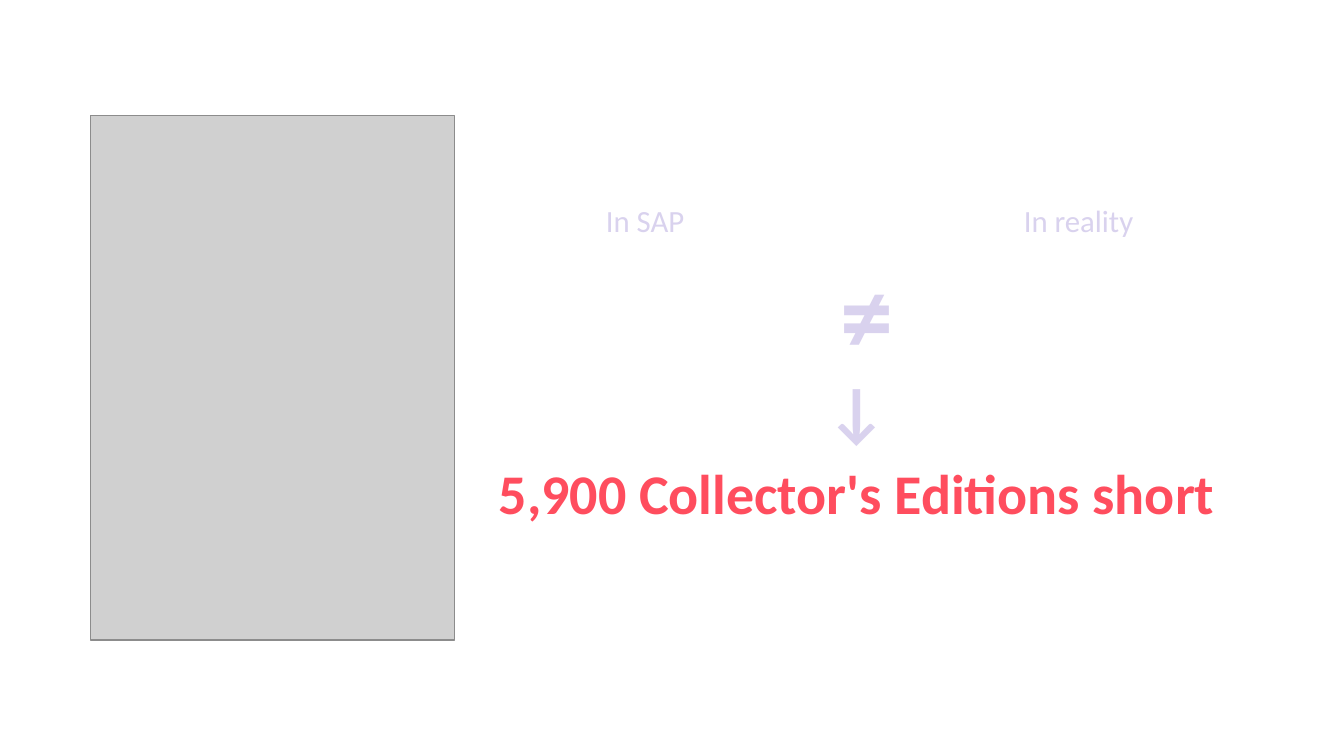
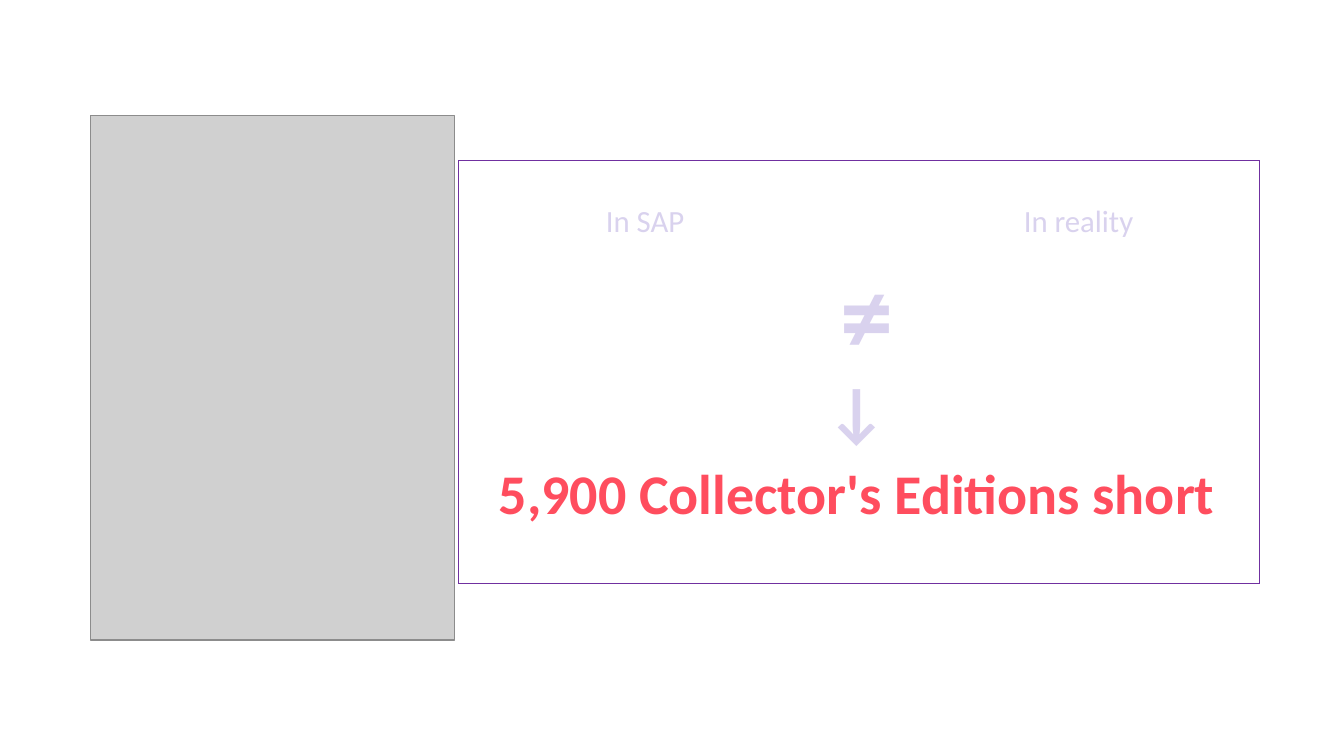
Before and after one commit to 6poiint9/start_munich_hackathon, a slide deck: slide 2 of pitch_deck_line_5slides.pptx. Drawn at 1344x756 pixels with LibreOffice and Linux fonts; fonts in the diff are those of the drawing; grey boxes stand for pictures; background and template pictures are left out. Boxes give left, top, right and bottom in pixels: in the first picture for what was removed or moved away, otherwise in the second. Text is boxed around its words. In the diff, an @@ line names an element or a change of style, - is before the commit and + after.

```diff
--- a/pitch_deck_line_5slides.pptx
+++ b/pitch_deck_line_5slides.pptx
@@ rectangle added at <box>459,160,1260,584</box>, outline #7030A0 0.75 pt @@
```
Also in this commit, not shown: 2 other slides changed.
